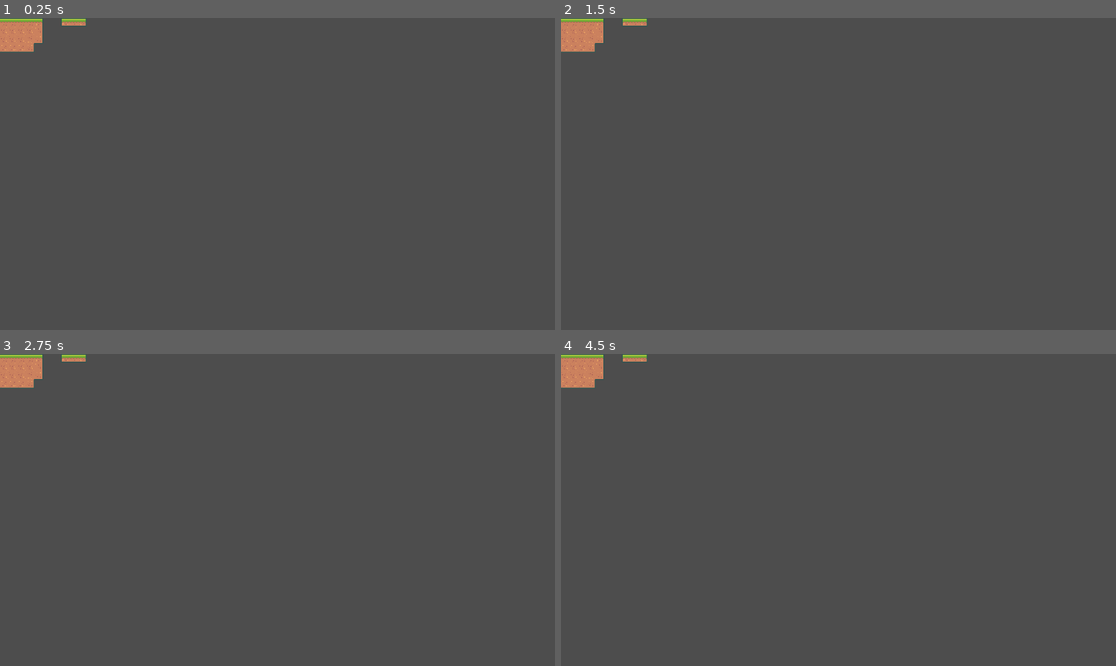
Above: before the commit, frames 1-4 (two rows, left to right).
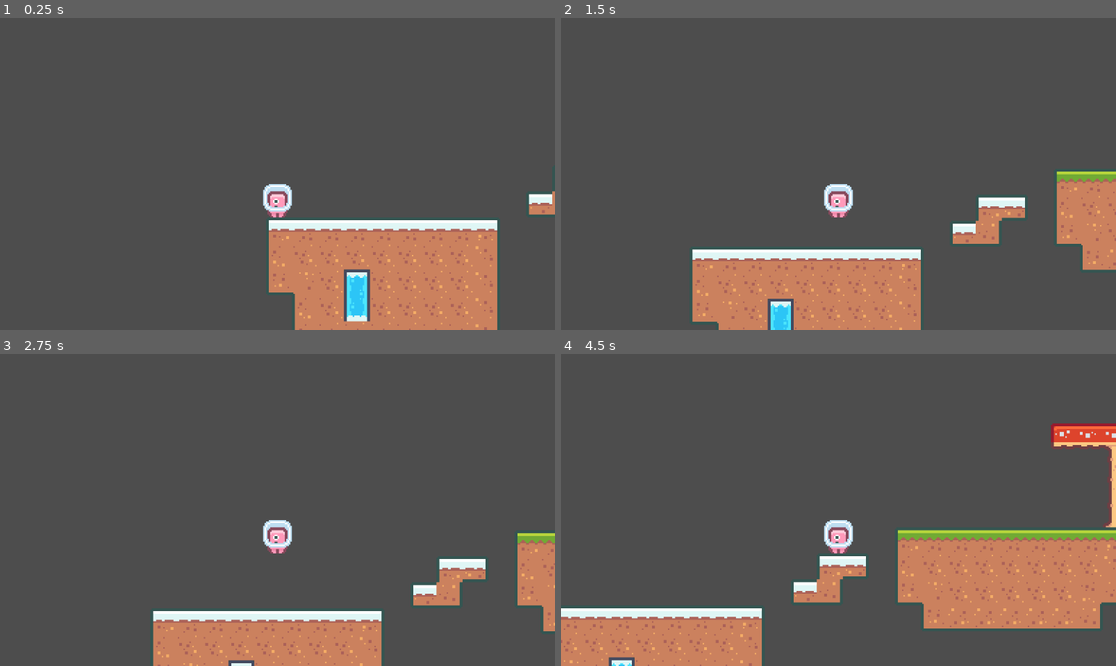
Above: after the commit, the same moments.

Repository: casaer01/2DPlatformer
Game: Godot game, scene res://Level1.tscn
The game is run twice, just before and just after one commit, with the same random seed, the same clock (stepped at 60 frames per second) and the same inputs. Before the commit the project has no main scene; this scene is started directly in both runs.
Inputs:
- Up to frame 1 (0.25 s): no input
- Up to frame 2 (1.5 s): tap Enter at 0.5 s; hold Space 0.53-1.28 s; hold Right from 0.53 s (still down); tap Space at 1.35 s
- Up to frame 3 (2.75 s): tap Space at 1.52, 1.82 s; release Right at 2.03 s; hold Left from 2.03 s (still down); hold Space from 2.03 s (still down)
- Up to frame 4 (4.5 s): release Left at 2.78 s; release Space at 2.78 s; hold Right 2.78-4.28 s; tap Space at 2.85, 3.02, 3.32, 4.35 s; hold Space 3.53-4.28 s; hold Left from 4.28 s (still down)

The runs differ from the first frame. In frame 1, 16% of the frame differs, in the area x 0-100%, y 0-100%; in frame 2, 17%; in frame 3, 13%; in frame 4, 24%.

Commit message:
added 2d player control & camera

Diff:
--- a/Level1.tscn
+++ b/Level1.tscn
@@ -1,80 +1,129 @@
-[gd_scene load_steps=4 format=4 uid="uid://b7g3f08v36s3r"]
+[gd_scene load_steps=7 format=4 uid="uid://b7g3f08v36s3r"]
 
 [ext_resource type="Texture2D" uid="uid://biwond464pw3f" path="res://Sprites/Tiles/tiles_packed.png" id="1_wp308"]
+[ext_resource type="Script" path="res://Player.gd" id="2_cviky"]
+[ext_resource type="Texture2D" uid="uid://c3nvqgsbwhv3a" path="res://Sprites/Characters/character_0004.png" id="3_w86p4"]
 
 [sub_resource type="TileSetAtlasSource" id="TileSetAtlasSource_qa3hx"]
 texture = ExtResource("1_wp308")
 texture_region_size = Vector2i(18, 18)
 0:0/0 = 0
+0:0/0/physics_layer_0/polygon_0/points = PackedVector2Array(-9, -9, 9, -9, 9, 9, -9, 9)
 1:0/0 = 0
+1:0/0/physics_layer_0/polygon_0/points = PackedVector2Array(-9, -9, 9, -9, 9, 9, -9, 9)
 2:0/0 = 0
+2:0/0/physics_layer_0/polygon_0/points = PackedVector2Array(-9, -9, 9, -9, 9, 9, -9, 9)
 3:0/0 = 0
+3:0/0/physics_layer_0/polygon_0/points = PackedVector2Array(-9, -9, 9, -9, 9, 9, -9, 9)
 4:0/0 = 0
+4:0/0/physics_layer_0/polygon_0/points = PackedVector2Array(-9, -9, 9, -9, 9, 9, -9, 9)
 5:0/0 = 0
+5:0/0/physics_layer_0/polygon_0/points = PackedVector2Array(-9, -9, 9, -9, 9, 9, -9, 9)
 6:0/0 = 0
 7:0/0 = 0
 8:0/0 = 0
 9:0/0 = 0
+9:0/0/physics_layer_0/polygon_0/points = PackedVector2Array(-9, -9, 9, -9, 9, 9, -9, 9)
 10:0/0 = 0
+10:0/0/physics_layer_0/polygon_0/points = PackedVector2Array(-9, -9, 9, -9, 9, 9, -9, 9)
 11:0/0 = 0
+11:0/0/physics_layer_0/polygon_0/points = PackedVector2Array(-9, -9, 9, -9, 9, 9, -9, 9)
 12:0/0 = 0
+12:0/0/physics_layer_0/polygon_0/points = PackedVector2Array(-9, -9, 9, -9, 9, 9, -9, 9)
 13:0/0 = 0
+13:0/0/physics_layer_0/polygon_0/points = PackedVector2Array(-9, -9, 9, -9, 9, 9, -9, 9)
 14:0/0 = 0
+14:0/0/physics_layer_0/polygon_0/points = PackedVector2Array(-9, -9, 9, -9, 9, 9, -9, 9)
 15:0/0 = 0
+15:0/0/physics_layer_0/polygon_0/points = PackedVector2Array(-9, -9, 9, -9, 9, 9, -9, 9)
 16:0/0 = 0
+16:0/0/physics_layer_0/polygon_0/points = PackedVector2Array(-9, -9, 9, -9, 9, 9, -9, 9)
 17:0/0 = 0
+17:0/0/physics_layer_0/polygon_0/points = PackedVector2Array(-9, -9, 9, -9, 9, 9, -9, 9)
 18:0/0 = 0
+18:0/0/physics_layer_0/polygon_0/points = PackedVector2Array(-9, -9, 9, -9, 9, 9, -9, 9)
 19:0/0 = 0
+19:0/0/physics_layer_0/polygon_0/points = PackedVector2Array(-9, -9, 9, -9, 9, 9, -9, 9)
 20:0/0 = 0
 21:0/0 = 0
 0:1/0 = 0
+0:1/0/physics_layer_0/polygon_0/points = PackedVector2Array(-9, -9, 9, -9, 9, 9, -9, 9)
 1:1/0 = 0
+1:1/0/physics_layer_0/polygon_0/points = PackedVector2Array(-9, -9, 9, -9, 9, 9, -9, 9)
 2:1/0 = 0
+2:1/0/physics_layer_0/polygon_0/points = PackedVector2Array(-9, -9, 9, -9, 9, 9, -9, 9)
 3:1/0 = 0
+3:1/0/physics_layer_0/polygon_0/points = PackedVector2Array(-9, -9, 9, -9, 9, 9, -9, 9)
 4:1/0 = 0
+4:1/0/physics_layer_0/polygon_0/points = PackedVector2Array(-9, -9, 9, -9, 9, 9, -9, 9)
 5:1/0 = 0
+5:1/0/physics_layer_0/polygon_0/points = PackedVector2Array(-9, -9, 9, -9, 9, 9, -9, 9)
 6:1/0 = 0
 7:1/0 = 0
 8:1/0 = 0
+8:1/0/physics_layer_0/polygon_0/points = PackedVector2Array(-9, -9, 9, -9, 9, 9, -9, 9)
 9:1/0 = 0
+9:1/0/physics_layer_0/polygon_0/points = PackedVector2Array(-9, -9, 9, -9, 9, 9, -9, 9)
 10:1/0 = 0
+10:1/0/physics_layer_0/polygon_0/points = PackedVector2Array(-9, -9, 9, -9, 9, 9, -9, 9)
 11:1/0 = 0
+11:1/0/physics_layer_0/polygon_0/points = PackedVector2Array(-9, -9, 9, -9, 9, 9, -9, 9)
 12:1/0 = 0
 13:1/0 = 0
 14:1/0 = 0
 15:1/0 = 0
 16:1/0 = 0
+16:1/0/physics_layer_0/polygon_0/points = PackedVector2Array(-9, -9, 9, -9, 9, 9, -9, 9)
 17:1/0 = 0
+17:1/0/physics_layer_0/polygon_0/points = PackedVector2Array(-9, -9, 9, -9, 9, 9, -9, 9)
 18:1/0 = 0
+18:1/0/physics_layer_0/polygon_0/points = PackedVector2Array(-9, -9, 9, -9, 9, 9, -9, 9)
 19:1/0 = 0
+19:1/0/physics_layer_0/polygon_0/points = PackedVector2Array(-9, -9, 9, -9, 9, 9, -9, 9)
 20:1/0 = 0
 21:1/0 = 0
 0:2/0 = 0
+0:2/0/physics_layer_0/polygon_0/points = PackedVector2Array(-9, -9, 9, -9, 9, 9, -9, 9)
 1:2/0 = 0
+1:2/0/physics_layer_0/polygon_0/points = PackedVector2Array(-9, -9, 9, -9, 9, 9, -9, 9)
 2:2/0 = 0
+2:2/0/physics_layer_0/polygon_0/points = PackedVector2Array(-9, -9, 9, -9, 9, 9, -9, 9)
 3:2/0 = 0
+3:2/0/physics_layer_0/polygon_0/points = PackedVector2Array(-9, -9, 9, -9, 9, 9, -9, 9)
 4:2/0 = 0
 5:2/0 = 0
 6:2/0 = 0
 7:2/0 = 0
+7:2/0/physics_layer_0/polygon_0/points = PackedVector2Array(-9, -9, 9, -9, 9, 9, -9, 9)
 8:2/0 = 0
+8:2/0/physics_layer_0/polygon_0/points = PackedVector2Array(-9, -9, 9, -9, 9, 9, -9, 9)
 9:2/0 = 0
+9:2/0/physics_layer_0/polygon_0/points = PackedVector2Array(-9, -9, 9, -9, 9, 9, -9, 9)
 10:2/0 = 0
+10:2/0/physics_layer_0/polygon_0/points = PackedVector2Array(-9, -9, 9, -9, 9, 9, -9, 9)
 11:2/0 = 0
 12:2/0 = 0
 13:2/0 = 0
 14:2/0 = 0
 15:2/0 = 0
 16:2/0 = 0
+16:2/0/physics_layer_0/polygon_0/points = PackedVector2Array(-9, -9, 9, -9, 9, 9, -9, 9)
 17:2/0 = 0
+17:2/0/physics_layer_0/polygon_0/points = PackedVector2Array(-9, -9, 9, -9, 9, 9, -9, 9)
 18:2/0 = 0
+18:2/0/physics_layer_0/polygon_0/points = PackedVector2Array(-9, -9, 9, -9, 9, 9, -9, 9)
 19:2/0 = 0
+19:2/0/physics_layer_0/polygon_0/points = PackedVector2Array(-9, -9, 9, -9, 9, 9, -9, 9)
 20:2/0 = 0
 21:2/0 = 0
 0:3/0 = 0
+0:3/0/physics_layer_0/polygon_0/points = PackedVector2Array(-9, -9, 9, -9, 9, 9, -9, 9)
 1:3/0 = 0
+1:3/0/physics_layer_0/polygon_0/points = PackedVector2Array(-9, -9, 9, -9, 9, 9, -9, 9)
 2:3/0 = 0
+2:3/0/physics_layer_0/polygon_0/points = PackedVector2Array(-9, -9, 9, -9, 9, 9, -9, 9)
 3:3/0 = 0
+3:3/0/physics_layer_0/polygon_0/points = PackedVector2Array(-9, -9, 9, -9, 9, 9, -9, 9)
 4:3/0 = 0
 5:3/0 = 0
 6:3/0 = 0
@@ -88,15 +137,23 @@
 14:3/0 = 0
 15:3/0 = 0
 16:3/0 = 0
+16:3/0/physics_layer_0/polygon_0/points = PackedVector2Array(-9, -9, 9, -9, 9, 9, -9, 9)
 17:3/0 = 0
+17:3/0/physics_layer_0/polygon_0/points = PackedVector2Array(-9, -9, 9, -9, 9, 9, -9, 9)
 18:3/0 = 0
+18:3/0/physics_layer_0/polygon_0/points = PackedVector2Array(-9, -9, 9, -9, 9, 9, -9, 9)
 19:3/0 = 0
+19:3/0/physics_layer_0/polygon_0/points = PackedVector2Array(-9, -9, 9, -9, 9, 9, -9, 9)
 20:3/0 = 0
 21:3/0 = 0
 0:4/0 = 0
+0:4/0/physics_layer_0/polygon_0/points = PackedVector2Array(-9, -9, 9, -9, 9, 9, -9, 9)
 1:4/0 = 0
+1:4/0/physics_layer_0/polygon_0/points = PackedVector2Array(-9, -9, 9, -9, 9, 9, -9, 9)
 2:4/0 = 0
+2:4/0/physics_layer_0/polygon_0/points = PackedVector2Array(-9, -9, 9, -9, 9, 9, -9, 9)
 3:4/0 = 0
+3:4/0/physics_layer_0/polygon_0/points = PackedVector2Array(-9, -9, 9, -9, 9, 9, -9, 9)
 4:4/0 = 0
 5:4/0 = 0
 6:4/0 = 0
@@ -111,14 +168,19 @@
 15:4/0 = 0
 16:4/0 = 0
 17:4/0 = 0
+17:4/0/physics_layer_0/polygon_0/points = PackedVector2Array(-9, -9, 9, -9, 9, 9, -9, 9)
 18:4/0 = 0
 19:4/0 = 0
 20:4/0 = 0
 21:4/0 = 0
 0:5/0 = 0
+0:5/0/physics_layer_0/polygon_0/points = PackedVector2Array(-9, -9, 9, -9, 9, 9, -9, 9)
 1:5/0 = 0
+1:5/0/physics_layer_0/polygon_0/points = PackedVector2Array(-9, -9, 9, -9, 9, 9, -9, 9)
 2:5/0 = 0
+2:5/0/physics_layer_0/polygon_0/points = PackedVector2Array(-9, -9, 9, -9, 9, 9, -9, 9)
 3:5/0 = 0
+3:5/0/physics_layer_0/polygon_0/points = PackedVector2Array(-9, -9, 9, -9, 9, 9, -9, 9)
 4:5/0 = 0
 5:5/0 = 0
 6:5/0 = 0
@@ -138,9 +200,13 @@
 20:5/0 = 0
 21:5/0 = 0
 0:6/0 = 0
+0:6/0/physics_layer_0/polygon_0/points = PackedVector2Array(-9, -9, 9, -9, 9, 9, -9, 9)
 1:6/0 = 0
+1:6/0/physics_layer_0/polygon_0/points = PackedVector2Array(-9, -9, 9, -9, 9, 9, -9, 9)
 2:6/0 = 0
+2:6/0/physics_layer_0/polygon_0/points = PackedVector2Array(-9, -9, 9, -9, 9, 9, -9, 9)
 3:6/0 = 0
+3:6/0/physics_layer_0/polygon_0/points = PackedVector2Array(-9, -9, 9, -9, 9, 9, -9, 9)
 4:6/0 = 0
 5:6/0 = 0
 6:6/0 = 0
@@ -160,9 +226,13 @@
 20:6/0 = 0
 21:6/0 = 0
 0:7/0 = 0
+0:7/0/physics_layer_0/polygon_0/points = PackedVector2Array(-9, -9, 9, -9, 9, 9, -9, 9)
 1:7/0 = 0
+1:7/0/physics_layer_0/polygon_0/points = PackedVector2Array(-9, -9, 9, -9, 9, 9, -9, 9)
 2:7/0 = 0
+2:7/0/physics_layer_0/polygon_0/points = PackedVector2Array(-9, -9, 9, -9, 9, 9, -9, 9)
 3:7/0 = 0
+3:7/0/physics_layer_0/polygon_0/points = PackedVector2Array(-9, -9, 9, -9, 9, 9, -9, 9)
 4:7/0 = 0
 5:7/0 = 0
 6:7/0 = 0
@@ -228,10 +298,28 @@
 
 [sub_resource type="TileSet" id="TileSet_pbx52"]
 tile_size = Vector2i(18, 18)
+physics_layer_0/collision_layer = 1
 sources/0 = SubResource("TileSetAtlasSource_qa3hx")
+
+[sub_resource type="CapsuleShape2D" id="CapsuleShape2D_ddu8l"]
+height = 24.0
 
 [node name="Main" type="Node2D"]
 
 [node name="TileMapLayer" type="TileMapLayer" parent="."]
 tile_map_data = PackedByteArray("AAD8/wAAAAABAAEAAAD9/wAAAAACAAEAAAD+/wAAAAACAAEAAAD//wAAAAACAAEAAAAAAAAAAAACAAEAAAABAA …(1648 unchanged characters)…
 tile_set = SubResource("TileSet_pbx52")
+
+[node name="Player" type="CharacterBody2D" parent="."]
+position = Vector2(-316, 42)
+script = ExtResource("2_cviky")
+
+[node name="Sprite" type="Sprite2D" parent="Player"]
+texture = ExtResource("3_w86p4")
+
+[node name="CollisionShape2D" type="CollisionShape2D" parent="Player"]
+shape = SubResource("CapsuleShape2D_ddu8l")
+
+[node name="Camera2D" type="Camera2D" parent="Player"]
+position = Vector2(0, -18)
+zoom = Vector2(3, 3)
--- /dev/null
+++ b/Player.gd
@@ -0,0 +1,22 @@
+extends CharacterBody2D
+
+var move_speed : float = 100.0
+var jump_force : float = 200.0
+var gravity : float = 500.0
+
+func _physics_process(delta: float) -> void:
+	if not is_on_floor():
+		velocity.y += gravity * delta
+
+	velocity.x = 0
+
+	if Input.is_key_pressed(KEY_LEFT):
+		velocity.x -= move_speed
+
+	if Input.is_key_pressed(KEY_RIGHT):
+		velocity.x += move_speed
+
+	if Input.is_key_pressed(KEY_SPACE) and is_on_floor():
+		velocity.y = -jump_force
+
+	move_and_slide()
--- a/project.godot
+++ b/project.godot
@@ -11,6 +11,7 @@
 [application]
 
 config/name="2DPlatformer"
+run/main_scene="res://Level1.tscn"
 config/features=PackedStringArray("4.3", "Forward Plus")
 config/icon="res://icon.svg"
 
